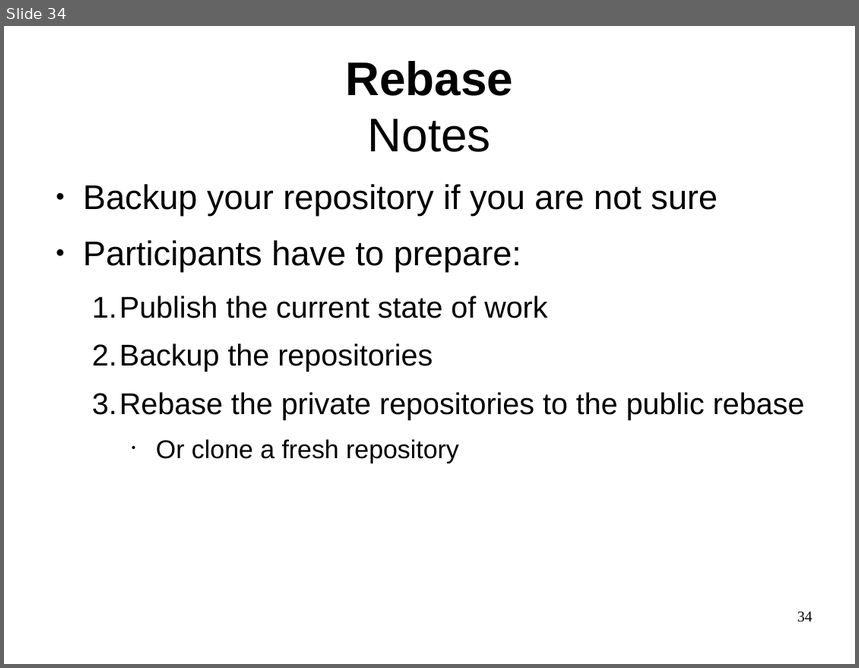
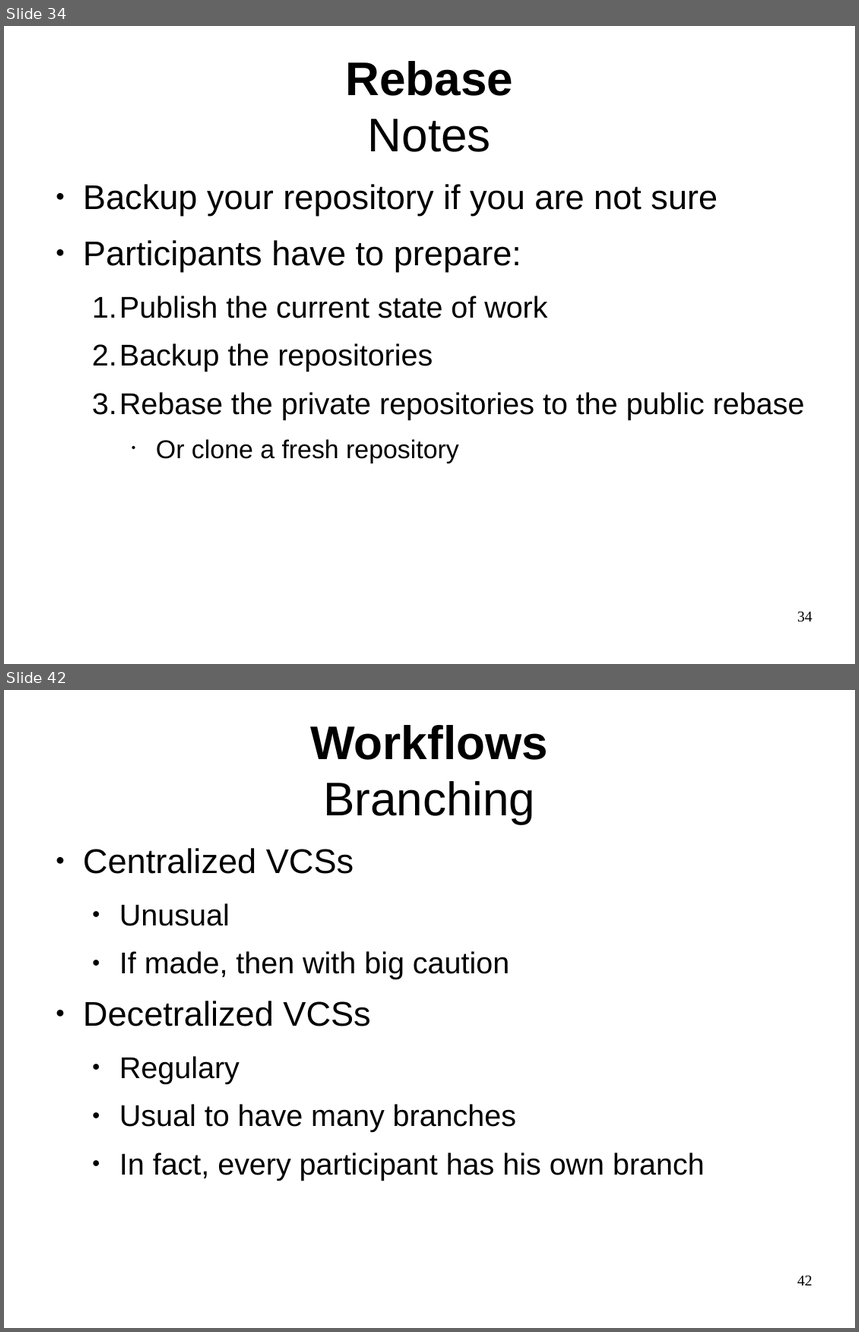
Before and after one commit to philpackmohr/git-paper, a slide deck: git-presentation.odp. Shown one above the other, each under a label of ours: slide 34 before the commit, slides 34 and 42 after it; the slides between them are not shown. The pictures are 859x668 and 859x1332 pixels, drawn with LibreOffice and Linux fonts; fonts in the diff are those of the drawing. Boxes give left, top, right and bottom in pixels: in the first picture for what was removed or moved away, otherwise in the second. Text is boxed around its words. In the diff, an @@ line names an element or a change of style, - is before the commit and + after.

```diff
--- a/git-presentation.odp
+++ b/git-presentation.odp
@@ slide 42 added at <box>4,690,855,1328</box>, background #FFFFFF @@
@@ title added at <box>310,725,547,825</box>, 44 pt, text #000000, bold @@
+Workflows
+Branching
@@ text added at <box>83,848,705,1181</box>, 28 pt, text #000000 @@
+● Centralized VCSs
+  ● Unusual
+  ● If made, then with big caution
+● Decetralized VCSs
+  ● Regulary
+  ● Usual to have many branches
+  ● In fact, every participant has his own branch
@@ page number added at <box>797,1276,813,1286</box>, 14 pt, text #000000 @@
+42
```
Also in this commit, not shown: 2 slides changed, 15 other slides added, 1 other file.
